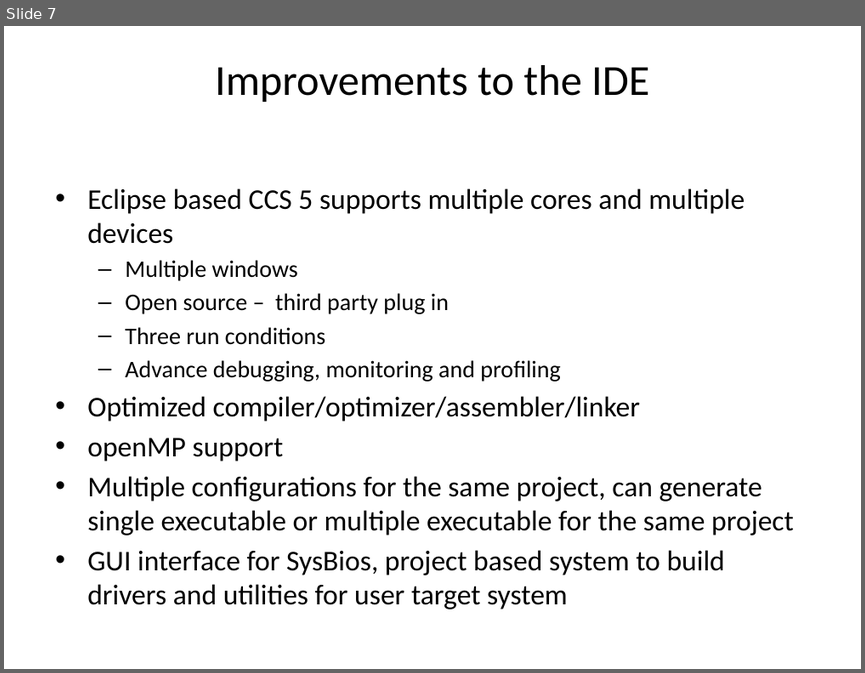
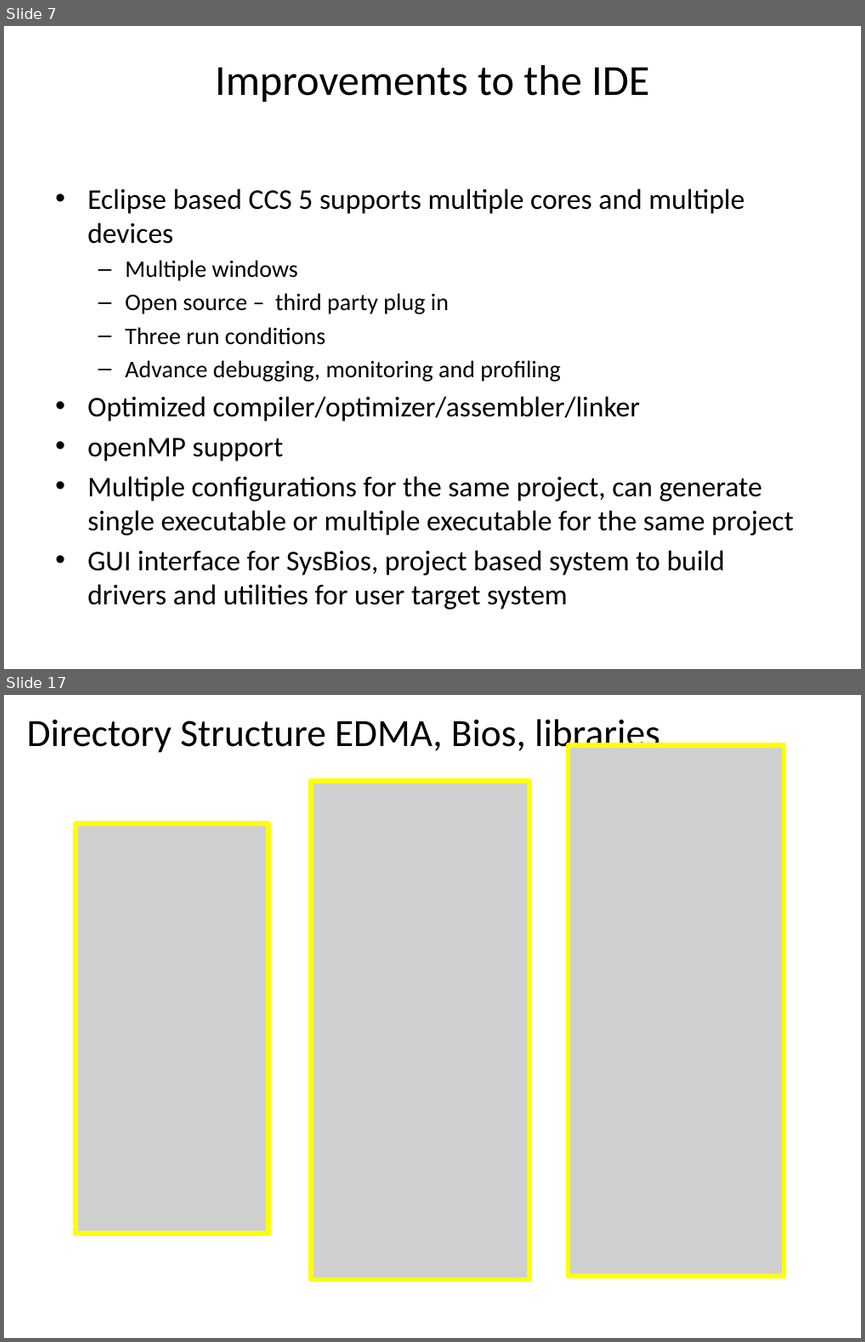
Before and after one commit to hari1989/keystone-workshop, a slide deck: preliminary/Introduction to KeyStone Software ECO.pptx. Shown one above the other, each under a label of ours: slide 7 before the commit, slides 7 and 17 after it; the slides between them are not shown. The pictures are 865x673 and 865x1342 pixels, drawn with LibreOffice and Linux fonts; fonts in the diff are those of the drawing; grey boxes stand for pictures. Boxes give left, top, right and bottom in pixels: in the first picture for what was removed or moved away, otherwise in the second. Text is boxed around its words. In the diff, an @@ line names an element or a change of style, - is before the commit and + after.

```diff
--- a/preliminary/Introduction to KeyStone Software ECO.pptx
+++ b/preliminary/Introduction to KeyStone Software ECO.pptx
@@ slide 17 added at <box>4,695,861,1338</box>, background #FFFFFF @@
@@ title added at <box>27,719,660,755</box>, 32.4 pt, text #000000 @@
+Directory Structure EDMA, Bios, libraries
@@ picture added at <box>568,745,783,1276</box> @@
@@ rectangle added at <box>568,744,783,1275</box>, outline #FFFF00 4 pt @@
@@ picture added at <box>311,782,529,1277</box> @@
@@ rectangle added at <box>311,781,529,1279</box>, outline #FFFF00 4 pt @@
@@ picture added at <box>75,824,268,1233</box> @@
@@ rectangle added at <box>75,823,268,1233</box>, outline #FFFF00 4 pt @@
```
Also in this commit, not shown: 1 slide changed, 10 other slides added, 1 slide removed.
